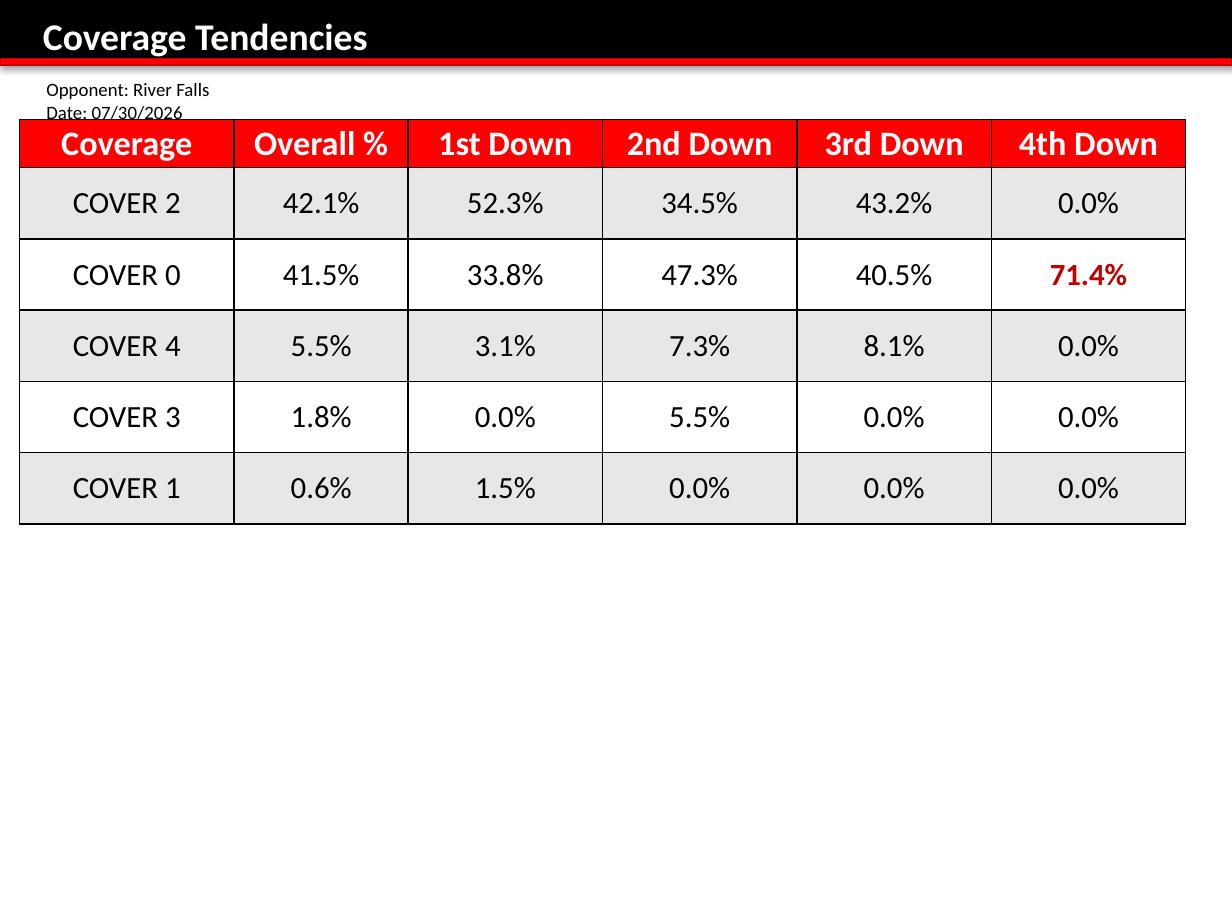
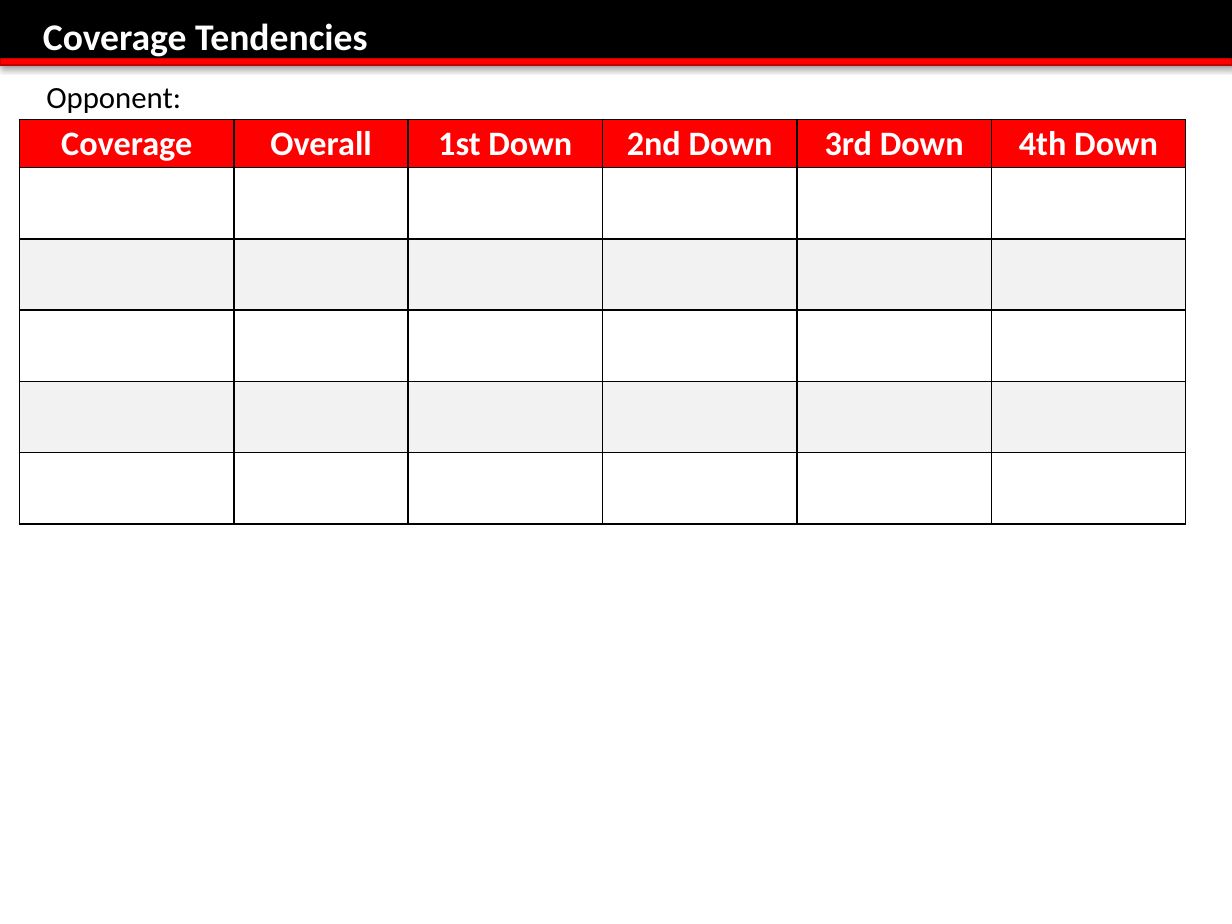
Before and after one commit to coacheigenberger/app-based-off-report, a slide deck: slide 3 of MASTER DEF Breakdown Template.pptx (slide 4 before the commit). Drawn at 1232x924 pixels with LibreOffice and Linux fonts; fonts in the diff are those of the drawing; background and template pictures are left out. Boxes give left, top, right and bottom in pixels: in the first picture for what was removed or moved away, otherwise in the second. Text is boxed around its words. In the diff, an @@ line names an element or a change of style, - is before the commit and + after.

```diff
--- a/MASTER DEF Breakdown Template.pptx
+++ b/MASTER DEF Breakdown Template.pptx
@@ text at (x1=46, y1=88, x2=181, y2=113): text changed; size 11 to 18 pt @@
-Opponent: River Falls Date: 07/30/2026
+Opponent: ____________
@@ table at (x1=20, y1=120, x2=1186, y2=524) @@
-row 1, column 2: Overall %
+row 1, column 2: Overall
-row 2: COVER 2 | 42.1% | 52.3% | 34.5% | 43.2% | 0.0%
+row 2:  |  |  |  |  | 
-row 3: COVER 0 | 41.5% | 33.8% | 47.3% | 40.5% | 71.4%
+row 3:  |  |  |  |  | 
-row 4: COVER 4 | 5.5% | 3.1% | 7.3% | 8.1% | 0.0%
+row 4:  |  |  |  |  | 
-row 5: COVER 3 | 1.8% | 0.0% | 5.5% | 0.0% | 0.0%
+row 5:  |  |  |  |  | 
-row 6: COVER 1 | 0.6% | 1.5% | 0.0% | 0.0% | 0.0%
+row 6:  |  |  |  |  | 
@@ fill #E7E7E7 to #FFFFFF in 18 cells @@
@@ fill #FFFFFF to #F2F2F2 in 12 cells @@
```
Also in this commit, not shown: 5 other slides changed, 1 slide removed, 2 other files.
